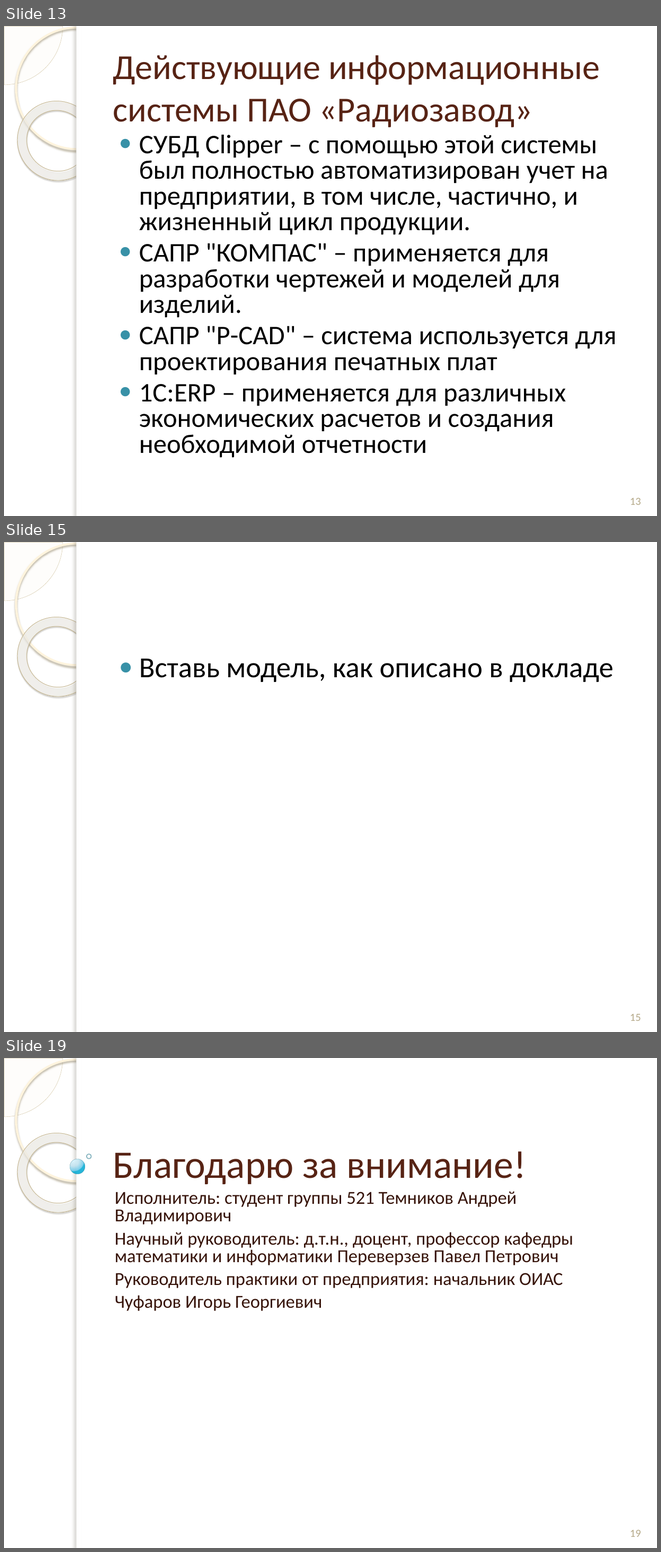
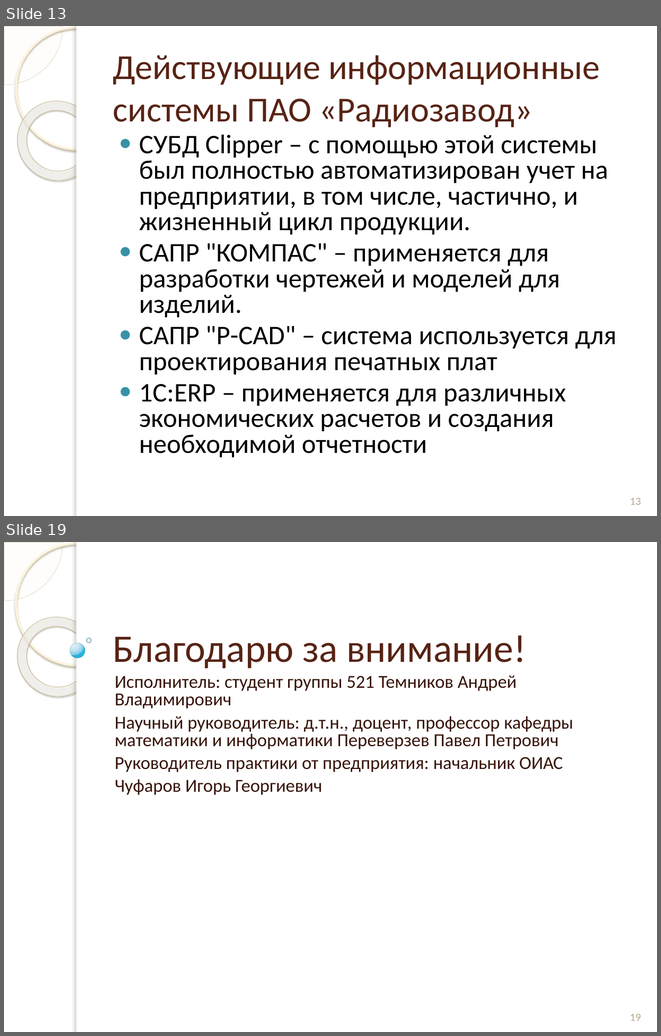
Before and after one commit to andreytemn/university, a slide deck: diplom/презентация к отчету.pptx. Shown one above the other, each under a label of ours: slides 13, 15 and 19 before the commit, slides 13 and 19 after it; the slides between them are not shown. The pictures are 661x1552 and 661x1036 pixels, drawn with LibreOffice and Linux fonts; fonts in the diff are those of the drawing; background and template pictures are left out. Boxes give left, top, right and bottom in pixels: in the first picture for what was removed or moved away, otherwise in the second. Text is boxed around its words. In the diff, an @@ line names an element or a change of style, - is before the commit and + after.

Commit message:
Подготовлены доклад и презентация к защите отчета

```diff
--- a/diplom/презентация к отчету.pptx
+++ b/diplom/презентация к отчету.pptx
@@ slide 15 removed at (4,542,657,1032), background picture (left out); not listed: 5 template elements that a slide beside it also shows @@
@@ text removed at (139,659,614,682) @@
-● Вставь модель, как описано в докладе
@@ page number removed at (630,1014,641,1021) @@
-15
```
Also in this commit, not shown: 1 slide changed, 4 slides added, 3 other slides removed, 4 other files.
